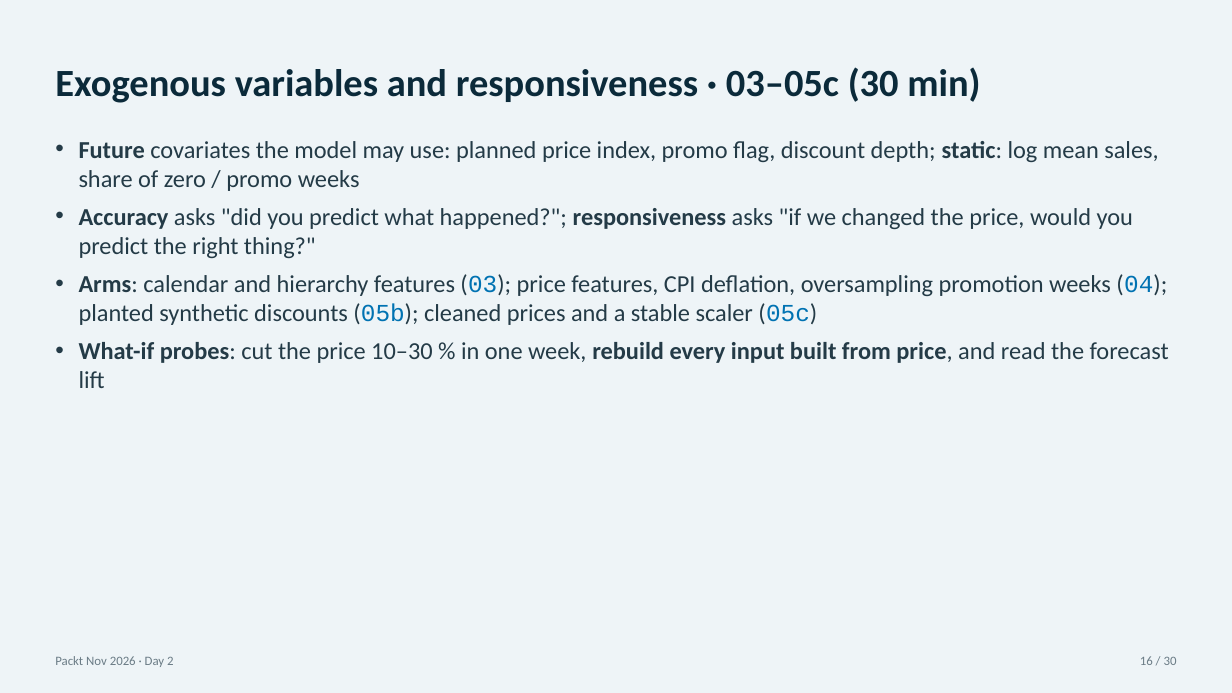
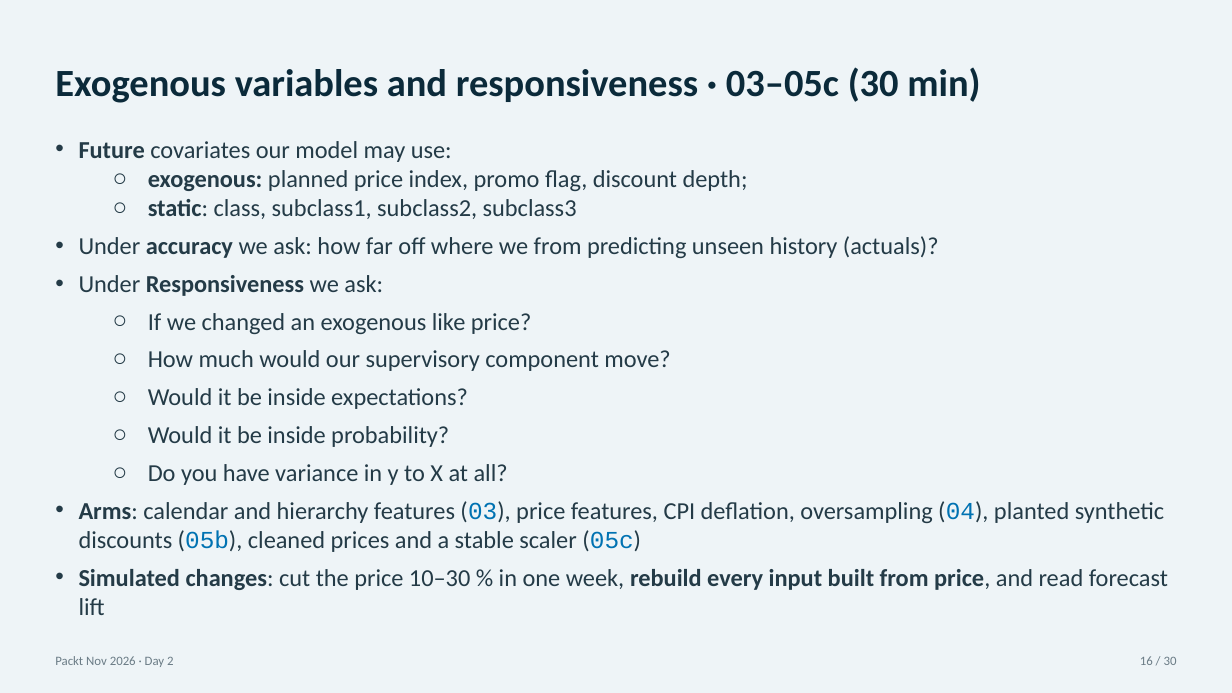
Before and after one commit to tackes/time-series-forecasting-bootcamp, a slide deck: slide 17 of day2_neural/slides_full/day2_slides.pptx (slide 16 before the commit). Drawn at 1232x693 pixels with LibreOffice and Linux fonts; fonts in the diff are those of the drawing. Boxes give left, top, right and bottom in pixels: in the first picture for what was removed or moved away, otherwise in the second. Text is boxed around its words. In the diff, an @@ line names an element or a change of style, - is before the commit and + after.

```diff
--- a/day2_neural/slides_full/day2_slides.pptx
+++ b/day2_neural/slides_full/day2_slides.pptx
@@ text at <box>79,141,1168,615</box>: text changed @@
-• Future covariates the model may use: planned price index, promo flag, discount depth; static: log mean sales, share of zero / promo weeks
-• Accuracy asks "did you predict what happened?"; responsiveness asks "if we changed the price, would you predict the right thing?"
-• Arms: calendar and hierarchy features (03); price features, CPI deflation, oversampling promotion weeks (04); planted synthetic discounts (05b); cleaned prices and a stable scaler (05c)
-• What-if probes: cut the price 10–30 % in one week, rebuild every input built from price, and read the forecast lift
+• Future covariates our model may use:
+  ○ exogenous: planned price index, promo flag, discount depth;
+  ○ static: class, subclass1, subclass2, subclass3
+• Under accuracy we ask: how far off where we from predicting unseen history (actuals)?
+• Under Responsiveness we ask:
+  ○ If we changed an exogenous like price?
+  ○ How much would our supervisory component move?
+  ○ Would it be inside expectations?
+  ○ Would it be inside probability?
+  ○ Do you have variance in y to X at all?
+• Arms: calendar and hierarchy features (03), price features, CPI deflation, oversampling (04), planted synthetic discounts (05b), cleaned prices and a stable scaler (05c)
+• Simulated changes: cut the price 10–30 % in one week, rebuild every input built from price, and read forecast lift
```
Also in this commit, not shown: 25 other slides changed, 9 slides added, 2 slides removed, 1 other file.
